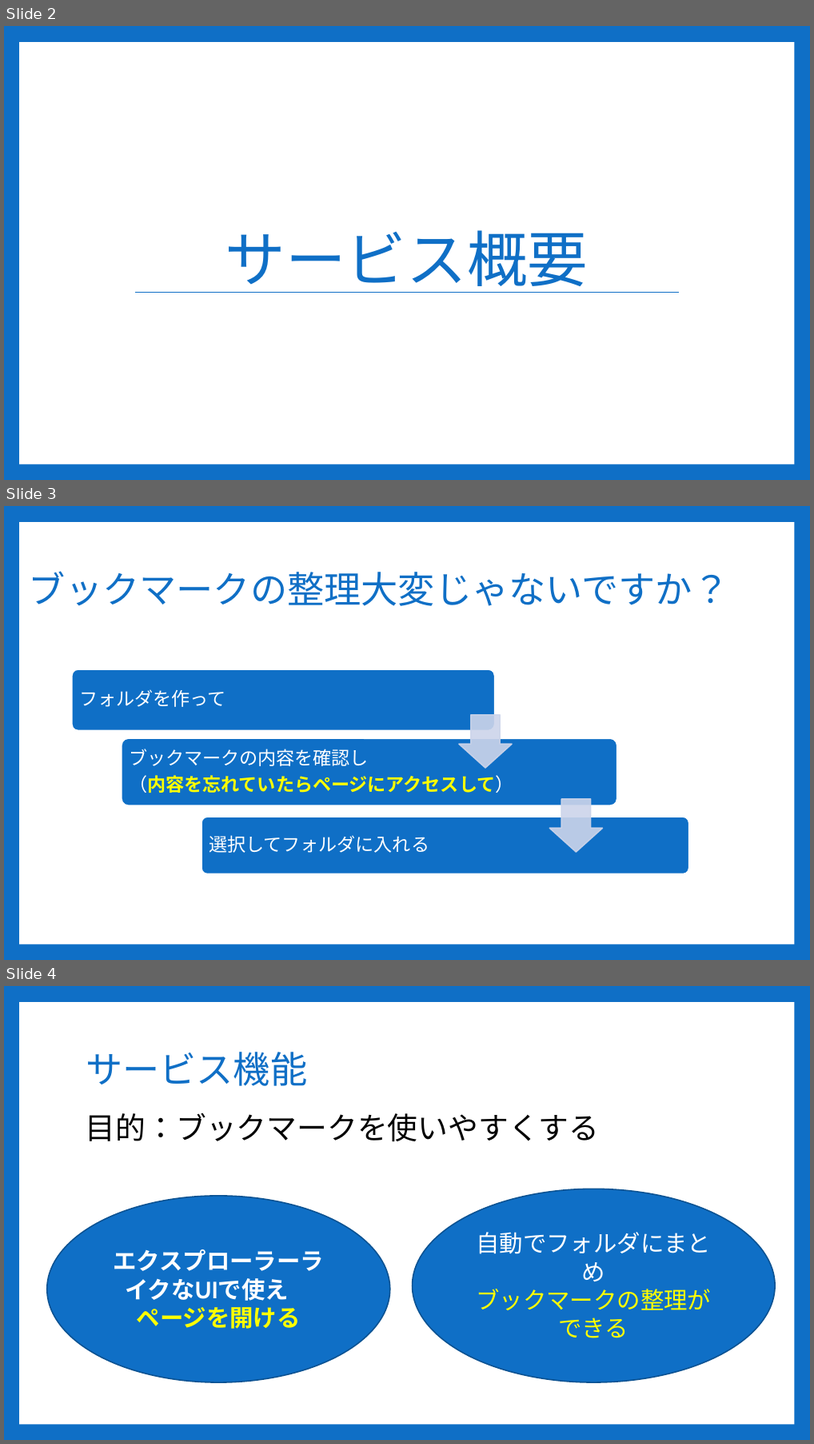
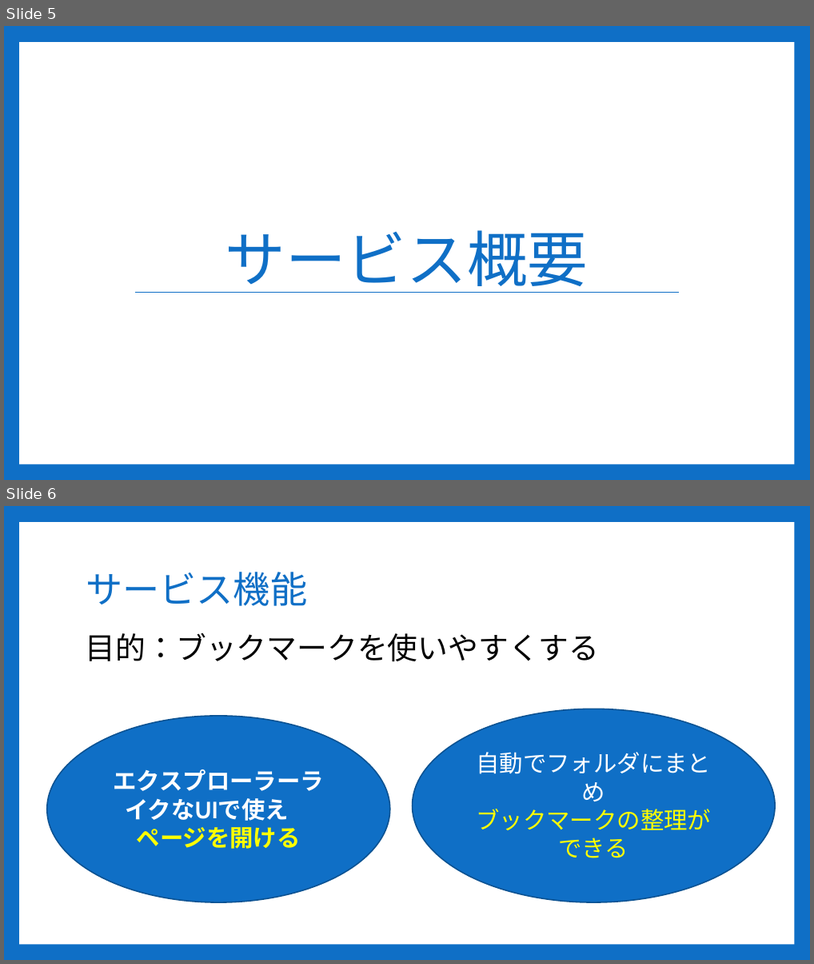
Before and after one commit to Sorarinu/ProjectP2016_F, a slide deck: production-idea/第3回中間発表.pptx. Shown one above the other, each under a label of ours: slides 2, 3 and 4 before the commit, slides 5 and 6 after it. The pictures are 814x1444 and 814x964 pixels, drawn with LibreOffice and Linux fonts; fonts in the diff are those of the drawing. Boxes give left, top, right and bottom in pixels: in the first picture for what was removed or moved away, otherwise in the second. Text is boxed around its words. In the diff, an @@ line names an element or a change of style, - is before the commit and + after.

```diff
--- a/production-idea/第3回中間発表.pptx
+++ b/production-idea/第3回中間発表.pptx
@@ slide 3 removed at [4, 506, 810, 960], background #0F6FC6; not listed: 1 template element that a slide beside it also shows @@
@@ title removed at [29, 571, 730, 606] @@
-ブックマークの整理大変じゃないですか？
@@ group removed at [72, 669, 690, 873]: 3 rounded rectangles, 3 texts, 2 down arrows @@
-フォルダを作って
-ブックマークの内容を確認し
-（内容を忘れていたらページにアクセスして）
-選択してフォルダに入れる
@@ what was slide 2 is now slide 5 @@
@@ what was slide 4 is now slide 6 @@
```
Also in this commit, not shown: 4 slides changed, 8 slides added, 5 other slides removed, 3 other files.
